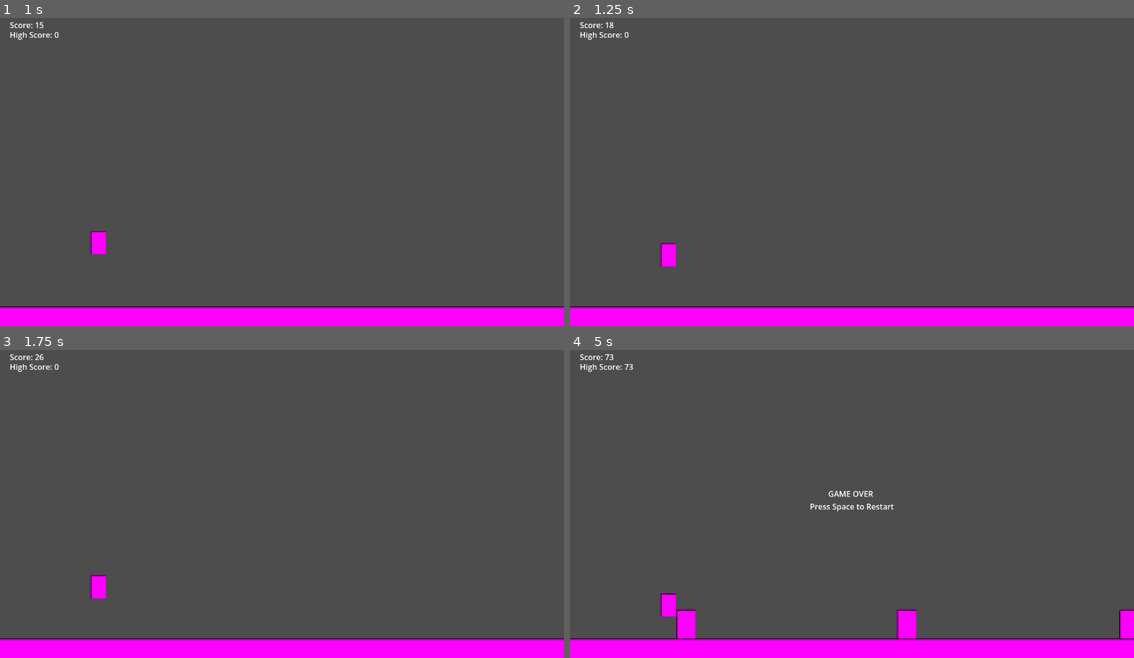
Above: before the commit, frames 1-4 (two rows, left to right).
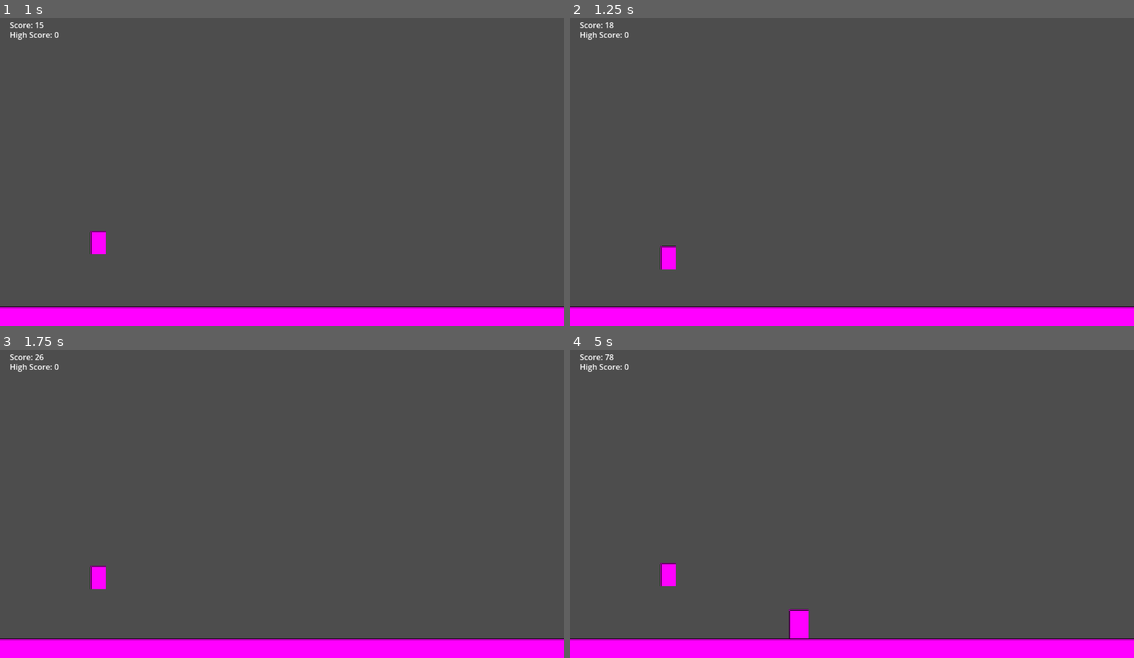
Above: after the commit, the same moments.

Repository: Radhika-15-Agarwal/godot-game-03-endless-runner
Game: Godot game, scene res://scenes/main.tscn
Two runs of this game, one before a commit and one after it. Both use one fixed random seed, a clock stepped at 60 frames per second and the inputs below.
Inputs:
- Up to frame 1 (1 s): tap Enter at 0.5 s; tap Space (jump) at 0.6, 0.77 s
- Up to frame 2 (1.25 s): tap Space (jump) at 1.07 s
- Up to frame 3 (1.75 s): tap Space (jump) at 1.35, 1.52 s
- Up to frame 4 (5 s): tap Space (jump) at 1.82, 2.1, 2.85, 3.02, 3.32, 3.6, 3.77, 4.07, 4.35, 4.52, 4.82 s

Frame 1 is identical in both runs. In frame 2, less than 0.1% of the frame differs, in the area x 15-19%, y 72-82%; in frame 3, 0.2%; in frame 4, 2.0%, in the area x 7-100%, y 1-94%.

Commit message:
Refactor runner systems: distance-based spawning, speed scaling, jump buffer, and improved fall physics

Diff:
--- a/scripts/game_manager.gd
+++ b/scripts/game_manager.gd
@@ -2,11 +2,13 @@
 
 var is_game_over := false
 
-var world_speed := 300.0
+var world_speed := 0.0
 var score := 0.0
 var high_score := 0
 
 @export var score_factor = 0.05
+@export var base_world_speed := 300.0
+@export var speed_increase_rate := 6.0
 
 signal score_changed(new_score)
 signal game_over_changed(state)
@@ -14,10 +16,12 @@
 
 func _ready():
 	process_mode = Node.PROCESS_MODE_ALWAYS
+	reset()
 
 func _process(delta: float) -> void:
 	if not is_game_over:
 		score += world_speed * delta * score_factor
+		world_speed += speed_increase_rate * delta
 		score_changed.emit(score)
 
 	if is_game_over and Input.is_action_just_pressed("restart"):
@@ -38,7 +42,11 @@
 		high_score_changed.emit(high_score)
 
 func restart():
-	is_game_over = false
-	score = 0
+	reset()
 	get_tree().paused = false
 	get_tree().reload_current_scene()
+
+func reset():
+	world_speed = base_world_speed
+	score = 0
+	is_game_over = false
--- a/scripts/obstacle_spawner.gd
+++ b/scripts/obstacle_spawner.gd
@@ -1,30 +1,73 @@
 extends Node2D
 
 @export var obstacle_scene: PackedScene
-@export var spawn_interval := 1.5
 
-var timer := 0.0
+@export var base_min_distance := 500.0
+@export var base_max_distance := 900.0
+
+@export var min_distance_limit := 350.0
+var progression = GameManager.world_speed - GameManager.base_world_speed
+
+var current_min_distance := 0.0
+var current_max_distance := 0.0
+var current_spawn_distance := 0.0
+var distance_accumulated := 0.0
+
+
+func _ready():
+	randomize()
+	reset()
+
+
+func reset():
+	current_min_distance = base_min_distance
+	current_max_distance = base_max_distance
+	distance_accumulated = 0.0
+	set_new_spawn_distance()
+
 
 func _process(delta):
-	timer += delta
+	if GameManager.is_game_over:
+		return
 
-	if timer >= spawn_interval:
+	# Accumulate distance based on world speed
+	distance_accumulated += GameManager.world_speed * delta
+
+	if distance_accumulated >= current_spawn_distance:
 		spawn_obstacle()
-		timer = 0.0
+		distance_accumulated = 0.0
+		set_new_spawn_distance()
+
+
+	current_min_distance = max(
+		min_distance_limit,
+		base_min_distance - progression * 0.2
+	)
+
+	current_max_distance = max(
+		current_min_distance + 100.0,
+		base_max_distance - progression * 0.2
+	)
+
+
+func set_new_spawn_distance():
+	current_spawn_distance = randf_range(current_min_distance, current_max_distance)
+
 
 func spawn_obstacle():
 	var obstacle = obstacle_scene.instantiate()
 	get_tree().current_scene.add_child(obstacle)
 
 	var screen_width = get_viewport_rect().size.x
-
 	obstacle.global_position.x = screen_width + 100
 
+	# Align to ground
 	var ground = get_tree().get_first_node_in_group("ground")
-	var ground_shape = ground.get_node("CollisionShape2D").shape
-	var ground_top = ground.position.y - ground_shape.size.y / 2.0
+	if ground:
+		var ground_shape = ground.get_node("CollisionShape2D").shape
+		var ground_top = ground.position.y - ground_shape.size.y / 2.0
 
-	var obstacle_shape = obstacle.get_node("CollisionShape2D").shape
-	var obstacle_half_height = obstacle_shape.size.y / 2.0
+		var obstacle_shape = obstacle.get_node("CollisionShape2D").shape
+		var obstacle_half_height = obstacle_shape.size.y / 2.0
 
-	obstacle.global_position.y = ground_top - obstacle_half_height
+		obstacle.global_position.y = ground_top - obstacle_half_height
--- a/scripts/player.gd
+++ b/scripts/player.gd
@@ -1,9 +1,12 @@
 extends CharacterBody2D
 
+@export var gravity := 1200.0
+@export var fall_multiplier := 1.3
 
-@export var run_speed := 300.0
 @export var jump_velocity := -500.0
-@export var gravity := 1200.0
+@export var jump_buffer_time := 0.1
+
+var jump_buffer_timer := 0.0
 
 func _physics_process(delta: float) -> void:
 	if GameManager.is_game_over:
@@ -13,11 +16,24 @@
 
 	# Gravity
 	if not is_on_floor():
-		velocity.y += gravity * delta
+		if velocity.y > 0:
+			# Falling
+			velocity.y += gravity * fall_multiplier * delta
+		else:
+			# Rising
+			velocity.y += gravity * delta
 
-	# Jump.
-	if Input.is_action_just_pressed("jump") and is_on_floor():
+	#jump buffer
+	if Input.is_action_just_pressed("jump"):
+		jump_buffer_timer = jump_buffer_time
+
+	if jump_buffer_timer > 0:
+		jump_buffer_timer -= delta
+
+	# Jump
+	if jump_buffer_timer > 0 and is_on_floor():
 		velocity.y = jump_velocity
+		jump_buffer_timer = 0
 
 	move_and_slide()
 
